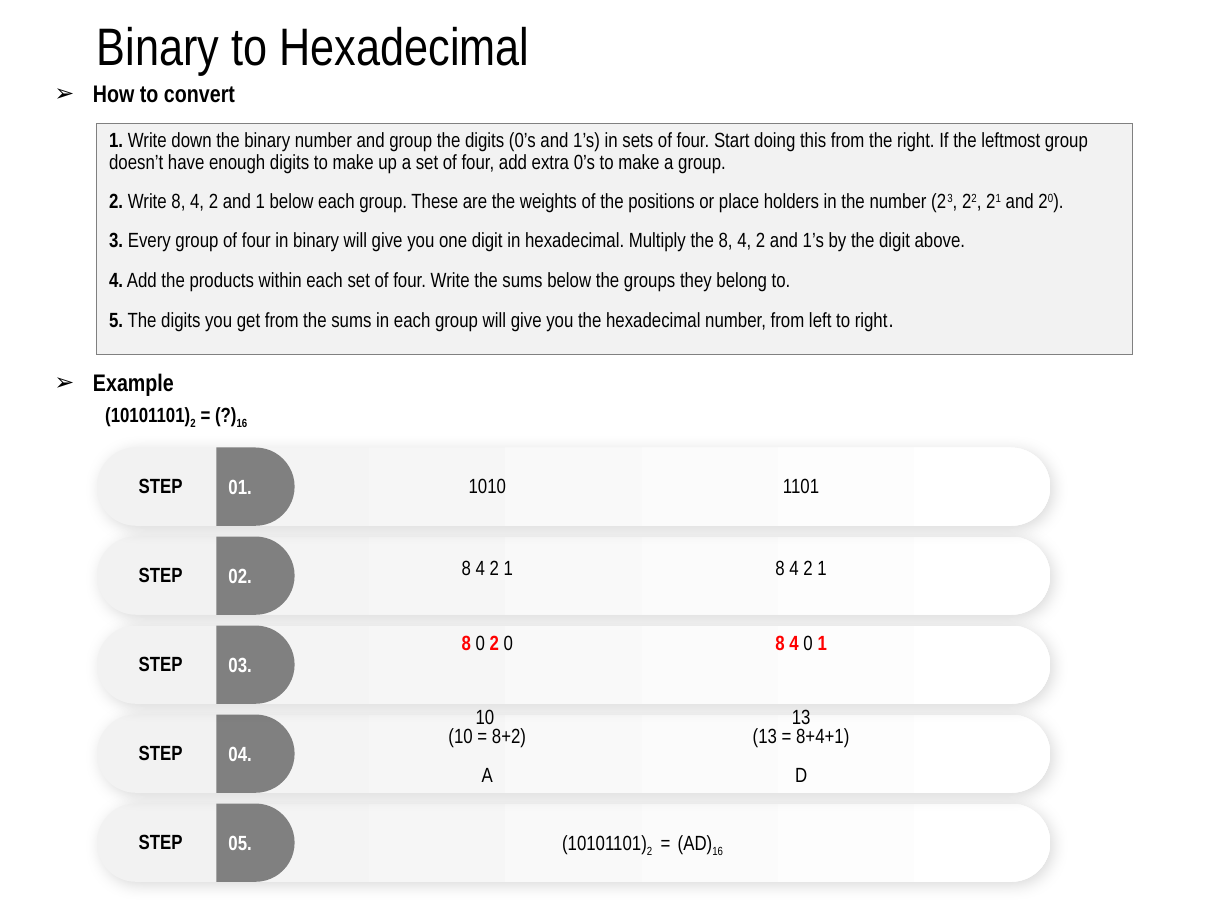
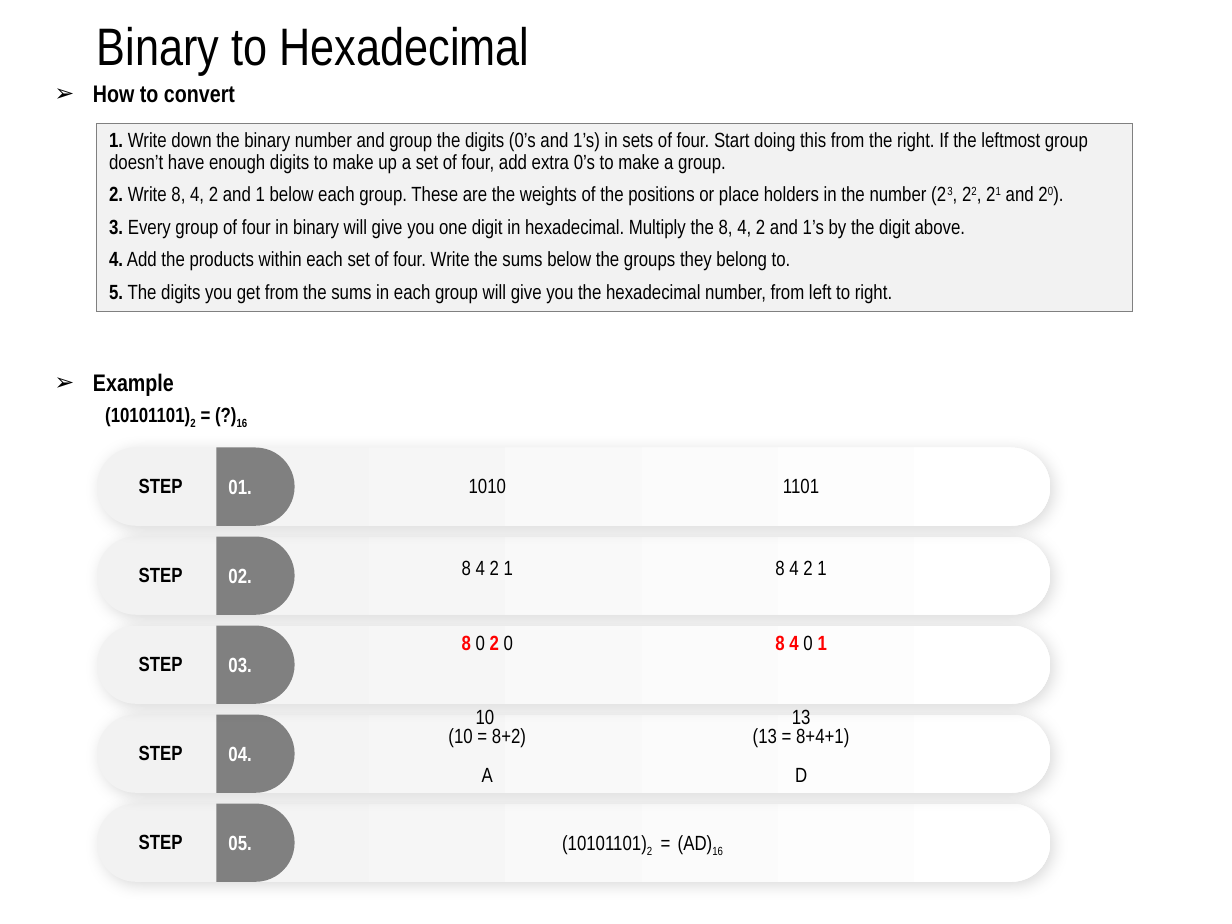
Before and after one commit to daoxuantruong/Demo, a slide deck: slide 11 of Numberic.pptx (slide 14 before the commit). Drawn at 1232x924 pixels with LibreOffice and Linux fonts; fonts in the diff are those of the drawing. Boxes give left, top, right and bottom in pixels: in the first picture for what was removed or moved away, otherwise in the second. Text is boxed around its words. In the diff, an @@ line names an element or a change of style, - is before the commit and + after.

```diff
--- a/Numberic.pptx
+++ b/Numberic.pptx
@@ subtitle "1. Write down the binary ...": place and size @@
-subtitle "1. Write down the binary ..." at bbox=[97, 123, 1133, 355]
+subtitle "1. Write down the binary ..." at bbox=[97, 123, 1133, 312]
@@ subtitle "1. Write down the binary ..." at bbox=[97, 123, 1133, 312]: size 13 to 12 pt in "right."; less space between paragraphs @@
```
Also in this commit, not shown: 8 other slides changed, 2 slides removed, 4 other files.
